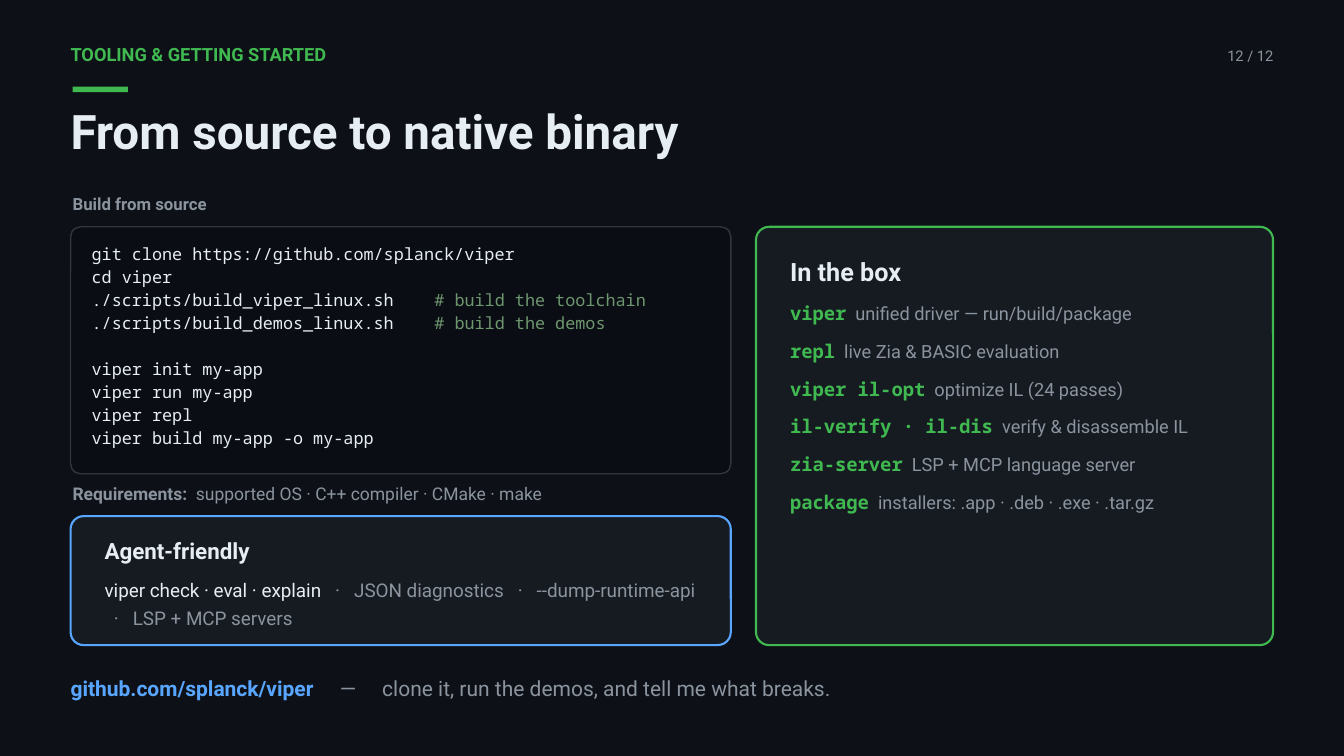
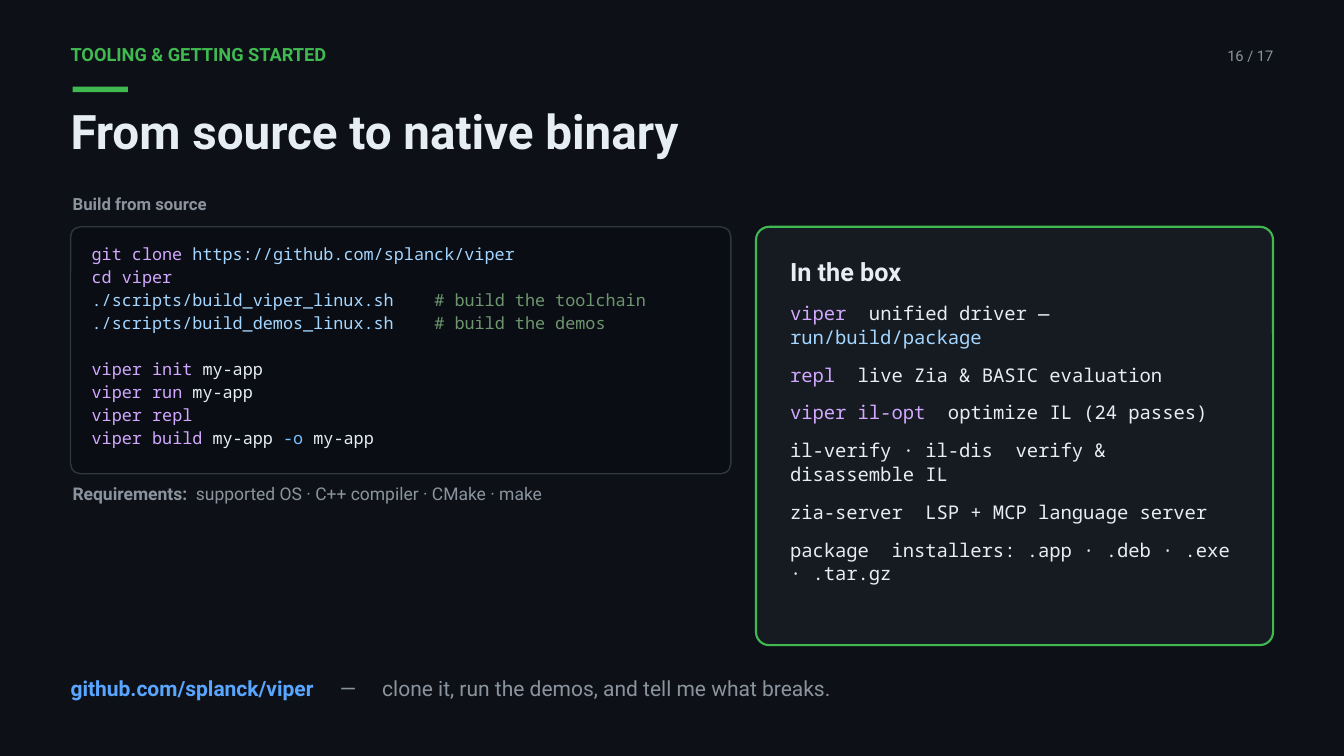
Before and after one commit to splanck/viper, a slide deck: slide 16 of misc/presentation/Viper_Intro_Revised.pptx (slide 12 before the commit). Drawn at 1344x756 pixels with LibreOffice and Linux fonts; fonts in the diff are those of the drawing. Boxes give left, top, right and bottom in pixels: in the first picture for what was removed or moved away, otherwise in the second. Text is boxed around its words. In the diff, an @@ line names an element or a change of style, - is before the commit and + after.

```diff
--- a/misc/presentation/Viper_Intro_Revised.pptx
+++ b/misc/presentation/Viper_Intro_Revised.pptx
@@ text at bbox=[1227, 50, 1273, 61]: text changed @@
-12 / 12
+16 / 17
@@ rounded rectangle "git clone https://github.com/splanck/viper" at bbox=[71, 227, 731, 474]: text colour #E6EDF3 to #D2A8FF in "git clone", "cd viper", "viper init", "viper run" and 2 more places; text colour #E6EDF3 to #A5D6FF in "https://github.com/splanck/viper", "./scripts/build_viper_linux.sh", "./scripts/build_demos_linux.sh"; text colour #E6EDF3 to #79C0FF in "-o" @@
@@ text in rounded rectangle at bbox=[790, 305, 1230, 585]: size 13 to 13.5 pt, font Roboto to Noto Sans Mono in "unified driver — run/build/package", "live Zia & BASIC evaluation", "optimize IL (24 passes)", "verify & disassemble IL" and 2 more places; text colour #3FB950 to #D2A8FF in "viper", "repl", "viper il-opt"; text colour #8B949E to #E6EDF3 in "unified driver —", "live Zia & BASIC evaluation", "optimize IL (24 passes)", "verify & disassemble IL" and 2 more places; text colour #8B949E to #A5D6FF in "run/build/package"; bold off in "viper", "repl", "viper il-opt", "il-verify · il-dis" and 2 more places; text colour #3FB950 to #E6EDF3 in "il-verify · il-dis", "zia-server", "package" @@
@@ rounded rectangle removed at bbox=[71, 516, 731, 645] @@
-Agent-friendly
-viper check · eval · explain · JSON diagnostics · --dump-runtime-api · LSP + MCP servers
```
Also in this commit, not shown: 10 other slides changed, 5 slides added, 17 other files.
